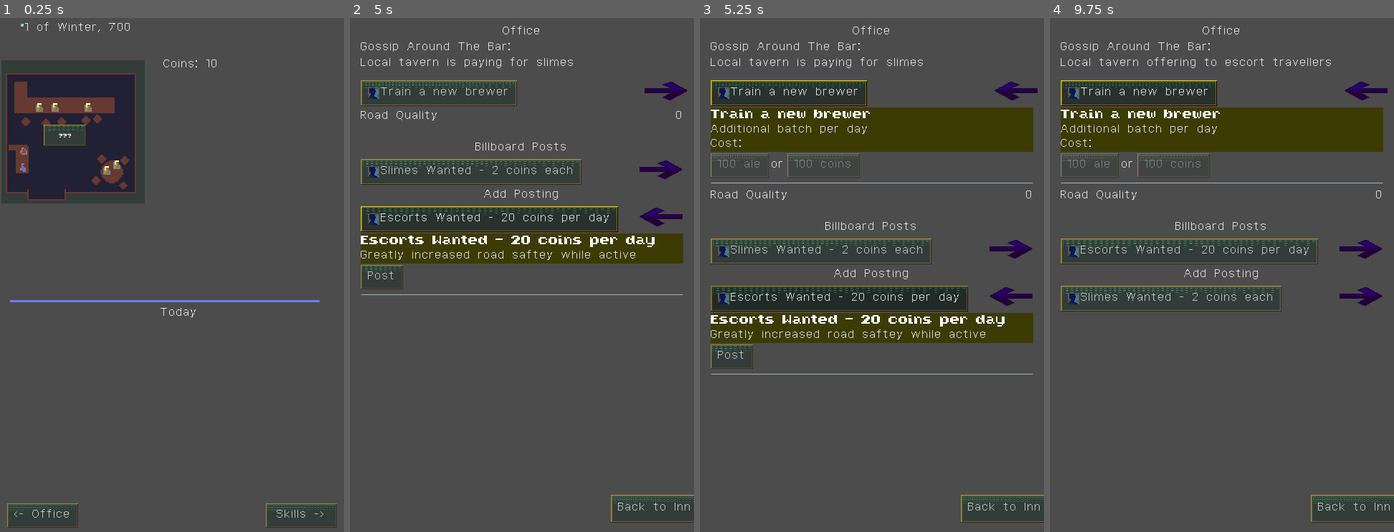
Above: before the commit, frames 1-4 (left to right).
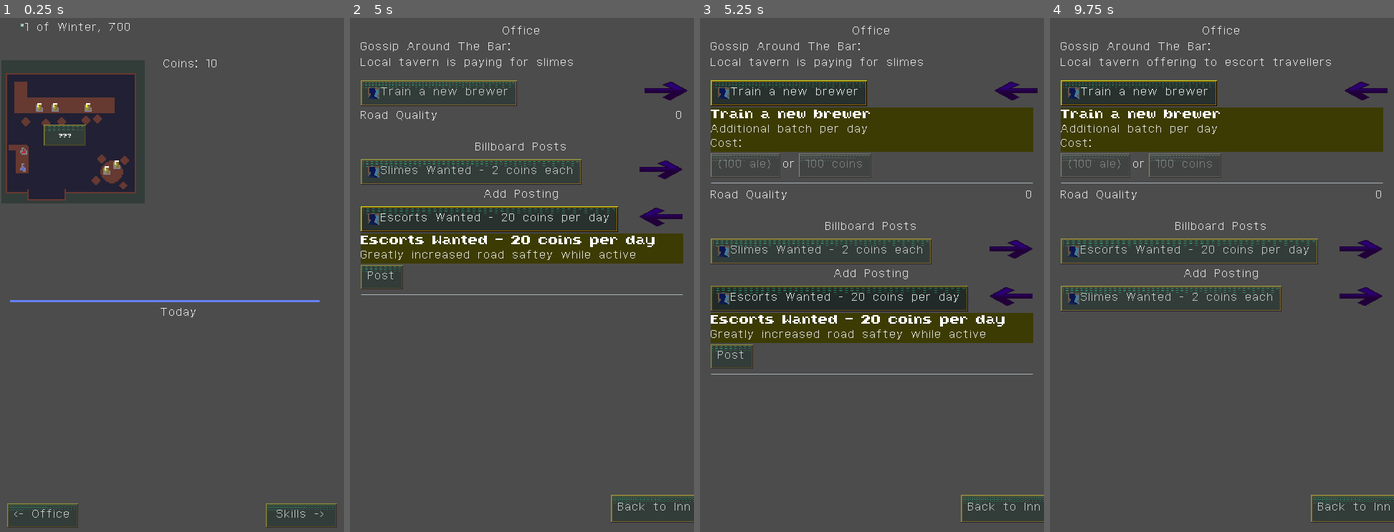
Above: after the commit, the same moments.

Repository: RoxT/InnKeeperUnlimited
Game: Godot game, scene res://Inn.tscn
Same seed, same stepped clock (60 frames per second), same inputs: the game is played once before the commit and once after it.
Inputs:
- Up to frame 1 (0.25 s): no input
- Up to frame 2 (5 s): click "Skills ->" at 0.5 s; click "Back to Inn" at 1.25 s; click "<- Office" at 2 s; click "Slimes Wanted - 2 coins each" at 2.75 s; click "Post" at 3.5 s; click "Escorts Wanted - 20 coins per…" at 4.25 s
- Up to frame 3 (5.25 s): click "Train a new brewer" at 5 s
- Up to frame 4 (9.75 s): click "Train a new brewer" at 5.75 s; click "Slimes Wanted - 2 coins each" at 6.5 s; click "Take Down" at 7.25 s; click "Escorts Wanted - 20 coins per…" at 8 s; click "Post" at 8.75 s; click "Train a new brewer" at 9.5 s

Frames 1-2 are identical in both runs. In frame 3, 0.3% of the frame differs, in the area x 4-50%, y 26-32%; in frame 4, 0.3%.

Commit message:
gladiator event

Diff:
--- a/project/Control.tscn
+++ b/project/Control.tscn
@@ -1,9 +1,10 @@
-[gd_scene load_steps=5 format=2]
+[gd_scene load_steps=6 format=2]
 
 [ext_resource path="res://icon.png" type="Texture" id=1]
 [ext_resource path="res://resources/tinierBold.tres" type="DynamicFont" id=2]
 [ext_resource path="res://textures/arrow.png" type="Texture" id=3]
 [ext_resource path="res://textures/icon-trainee.png" type="Texture" id=4]
+[ext_resource path="res://textures/test/test10.png" type="Texture" id=5]
 
 [node name="Control" type="Control"]
 anchor_right = 1.0
@@ -45,10 +46,11 @@
 
 [node name="OfficeAction" type="Button" parent="VBoxContainer"]
 margin_right = 224.0
-margin_bottom = 16.0
+margin_bottom = 34.0
 toggle_mode = true
 text = "Train a new brewer"
 icon = ExtResource( 4 )
+expand_icon = true
 
 [node name="Arrow" type="Sprite" parent="VBoxContainer/OfficeAction"]
 modulate = Color( 0.666667, 0, 1, 1 )
@@ -57,9 +59,9 @@
 texture = ExtResource( 3 )
 
 [node name="Dialog_VBox" type="VBoxContainer" parent="VBoxContainer"]
-margin_top = 20.0
+margin_top = 38.0
 margin_right = 224.0
-margin_bottom = 116.0
+margin_bottom = 154.0
 
 [node name="Title" type="Label" parent="VBoxContainer/Dialog_VBox"]
 margin_right = 224.0
@@ -89,29 +91,30 @@
 [node name="Options" type="HBoxContainer" parent="VBoxContainer/Dialog_VBox"]
 margin_top = 74.0
 margin_right = 224.0
-margin_bottom = 88.0
+margin_bottom = 108.0
 
 [node name="Ale100Btn" type="Button" parent="VBoxContainer/Dialog_VBox/Options"]
-margin_right = 61.0
-margin_bottom = 14.0
+margin_right = 81.0
+margin_bottom = 34.0
 text = "100 ale"
 
 [node name="Or" type="Label" parent="VBoxContainer/Dialog_VBox/Options"]
-margin_left = 65.0
-margin_right = 83.0
-margin_bottom = 14.0
+margin_left = 85.0
+margin_top = 10.0
+margin_right = 103.0
+margin_bottom = 24.0
 text = "or"
 
 [node name="Coin100Btn" type="Button" parent="VBoxContainer/Dialog_VBox/Options"]
-margin_left = 87.0
-margin_right = 168.0
-margin_bottom = 14.0
+margin_left = 107.0
+margin_right = 208.0
+margin_bottom = 34.0
 text = "100 coins"
 
 [node name="HSeparator" type="HSeparator" parent="VBoxContainer/Dialog_VBox"]
-margin_top = 92.0
+margin_top = 112.0
 margin_right = 224.0
-margin_bottom = 96.0
+margin_bottom = 116.0
 
 [node name="Label" type="Label" parent="."]
 margin_left = 14.0
@@ -126,8 +129,10 @@
 pqrstuvwxyz{|}~∎"
 
 [node name="Button5" type="Button" parent="."]
-margin_left = 99.0
-margin_top = 507.0
-margin_right = 168.0
-margin_bottom = 521.0
+margin_left = 236.0
+margin_top = 193.0
+margin_right = 373.0
+margin_bottom = 227.0
 text = "New Button"
+icon = ExtResource( 5 )
+expand_icon = true
--- /dev/null
+++ b/project/office/festival.gd
@@ -0,0 +1,15 @@
+extends VBoxContainer
+
+
+const events := {
+
+}
+
+# Called when the node enters the scene tree for the first time.
+func _ready() -> void:
+	pass # Replace with function body.
+
+
+# Called every frame. 'delta' is the elapsed time since the previous frame.
+#func _process(delta: float) -> void:
+#	pass
--- /dev/null
+++ b/project/office/festival.tscn
@@ -0,0 +1,78 @@
+[gd_scene load_steps=6 format=2]
+
+[ext_resource path="res://textures/arrow.png" type="Texture" id=1]
+[ext_resource path="res://textures/event gladiator.png" type="Texture" id=2]
+[ext_resource path="res://resources/tinierBold.tres" type="DynamicFont" id=3]
+[ext_resource path="res://office/festival.gd" type="Script" id=4]
+[ext_resource path="res://resources/label_theme.tres" type="Theme" id=6]
+
+[node name="festival" type="VBoxContainer"]
+margin_right = 480.0
+margin_bottom = 151.0
+script = ExtResource( 4 )
+
+[node name="OfficeAction" type="Button" parent="."]
+margin_right = 188.0
+margin_bottom = 42.0
+size_flags_horizontal = 0
+toggle_mode = true
+text = "Gladiator Games"
+icon = ExtResource( 2 )
+
+[node name="Arrow" type="Sprite" parent="OfficeAction"]
+modulate = Color( 0.666667, 0, 1, 1 )
+position = Vector2( 419, 15 )
+scale = Vector2( 0.6, 0.269123 )
+texture = ExtResource( 1 )
+
+[node name="Dialog_VBox" type="VBoxContainer" parent="."]
+margin_top = 46.0
+margin_right = 480.0
+margin_bottom = 170.0
+
+[node name="Title" type="Label" parent="Dialog_VBox"]
+margin_right = 480.0
+margin_bottom = 18.0
+theme = ExtResource( 6 )
+custom_fonts/font = ExtResource( 3 )
+text = "Gladiator Games"
+
+[node name="Date" type="Label" parent="Dialog_VBox"]
+margin_top = 22.0
+margin_right = 480.0
+margin_bottom = 38.0
+theme = ExtResource( 6 )
+text = "Summer 15"
+autowrap = true
+
+[node name="Desc" type="Label" parent="Dialog_VBox"]
+margin_top = 42.0
+margin_right = 480.0
+margin_bottom = 75.0
+theme = ExtResource( 6 )
+text = "All supplies set aside will be sold on the date of the festival"
+autowrap = true
+
+[node name="Options" type="HBoxContainer" parent="Dialog_VBox"]
+margin_top = 79.0
+margin_right = 480.0
+margin_bottom = 113.0
+
+[node name="TakeDown" type="Button" parent="Dialog_VBox/Options"]
+margin_right = 117.0
+margin_bottom = 34.0
+text = "Add 10 Ale"
+
+[node name="Post" type="Button" parent="Dialog_VBox/Options"]
+margin_left = 121.0
+margin_right = 274.0
+margin_bottom = 34.0
+text = "Add 10 Potions"
+
+[node name="HSeparator" type="HSeparator" parent="Dialog_VBox"]
+margin_top = 117.0
+margin_right = 480.0
+margin_bottom = 124.0
+custom_constants/separation = 7
+
+[connection signal="toggled" from="OfficeAction" to="." method="_on_OfficeAction_toggled"]
--- a/project/office/trainee_action.tscn
+++ b/project/office/trainee_action.tscn
@@ -72,20 +72,20 @@
 margin_bottom = 96.0
 
 [node name="Ale100Btn" type="Button" parent="Dialog_VBox/Options"]
-margin_right = 81.0
+margin_right = 97.0
 margin_bottom = 34.0
-text = "100 ale"
+text = "{100 ale}"
 
 [node name="Or" type="Label" parent="Dialog_VBox/Options"]
-margin_left = 85.0
+margin_left = 101.0
 margin_top = 10.0
-margin_right = 103.0
+margin_right = 119.0
 margin_bottom = 24.0
 text = "or"
 
 [node name="Coin100Btn" type="Button" parent="Dialog_VBox/Options"]
-margin_left = 107.0
-margin_right = 208.0
+margin_left = 123.0
+margin_right = 224.0
 margin_bottom = 34.0
 text = "100 coins"
 
Binary file added: project/aseprites/event icons.aseprite
Binary file added: project/textures/event gladiator.png
Binary file added: project/textures/event icons.png
